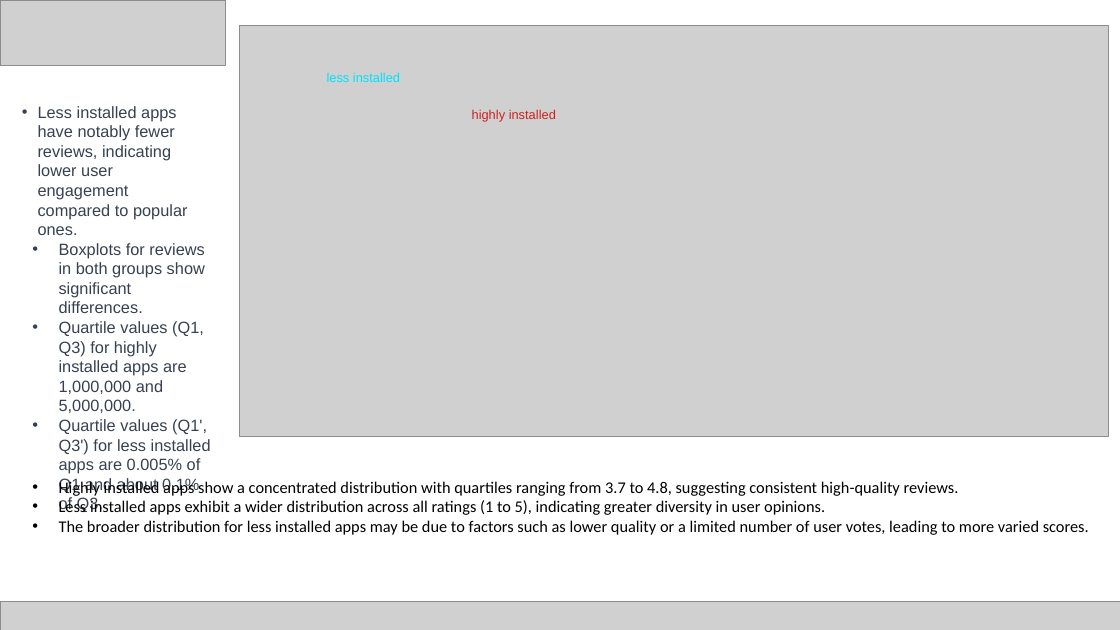
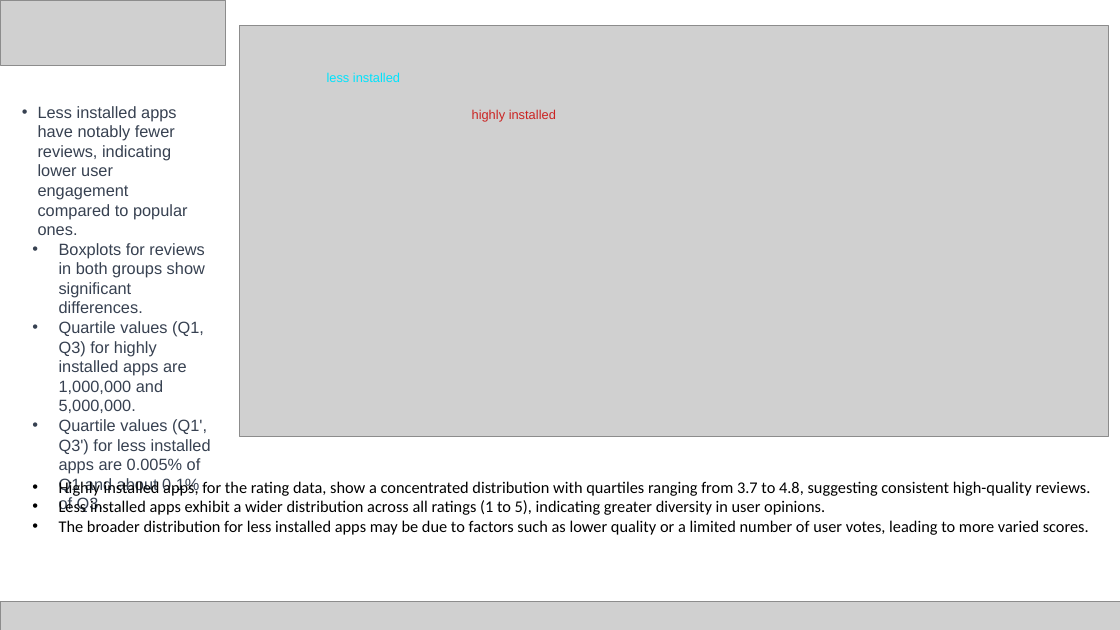
Before and after one commit to Cristian-Fioravanti/Visual-Analytics, a slide deck: slide 19 of Visual Analytics.pptx. Drawn at 1120x630 pixels with LibreOffice and Linux fonts; fonts in the diff are those of the drawing; grey boxes stand for pictures. Boxes give left, top, right and bottom in pixels: in the first picture for what was removed or moved away, otherwise in the second. Text is boxed around its words. In the diff, an @@ line names an element or a change of style, - is before the commit and + after.

```diff
--- a/Visual Analytics.pptx
+++ b/Visual Analytics.pptx
@@ text at bbox=[59, 480, 1091, 498]: text changed @@
-• Highly installed apps show a concentrated distribution with quartiles ranging from 3.7 to 4.8, suggesting consistent high-quality reviews.
+• Highly installed apps, for the rating data, show a concentrated distribution with quartiles ranging from 3.7 to 4.8, suggesting consistent high-quality reviews.
```
Also in this commit, not shown: 1 slide added.
